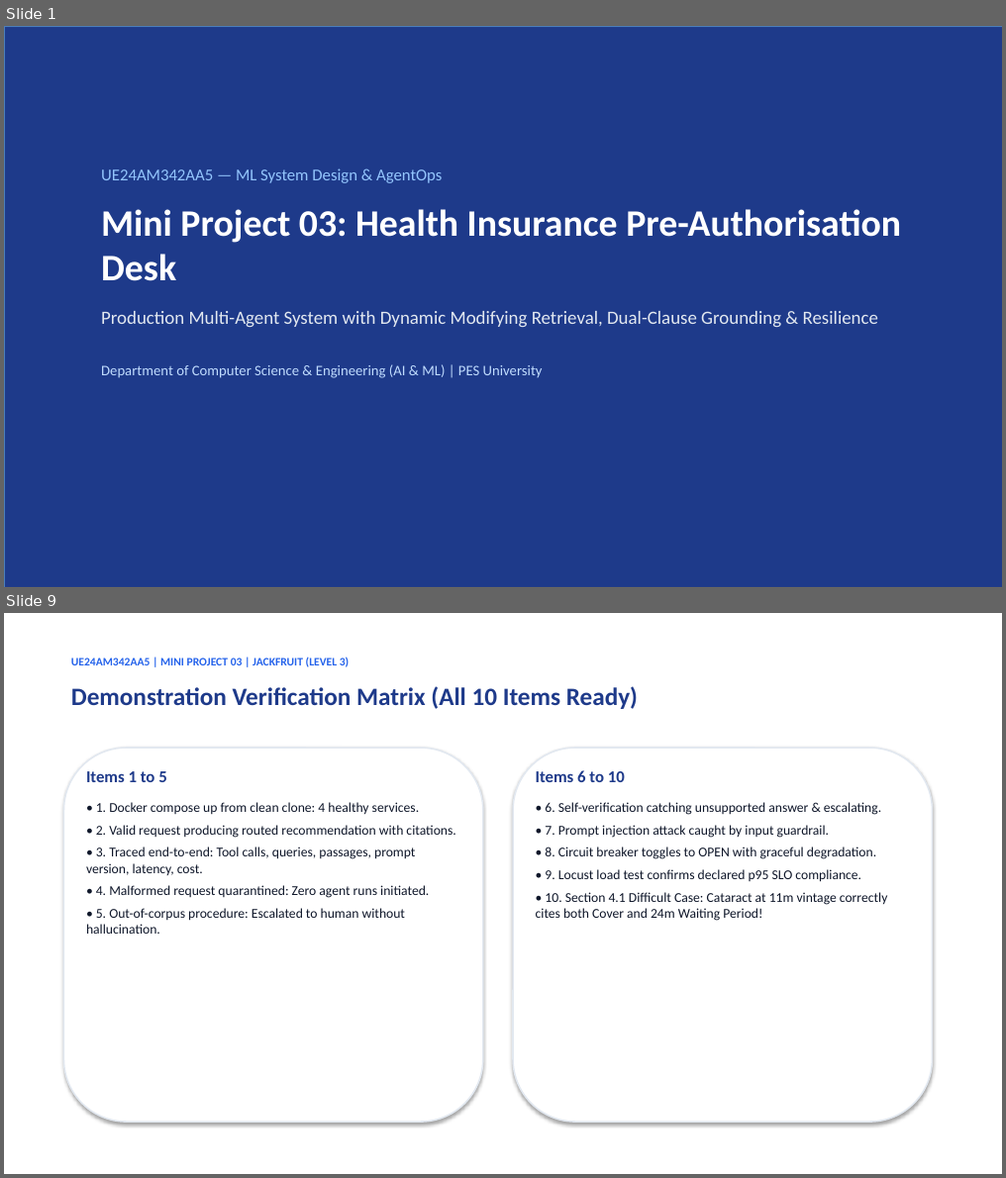
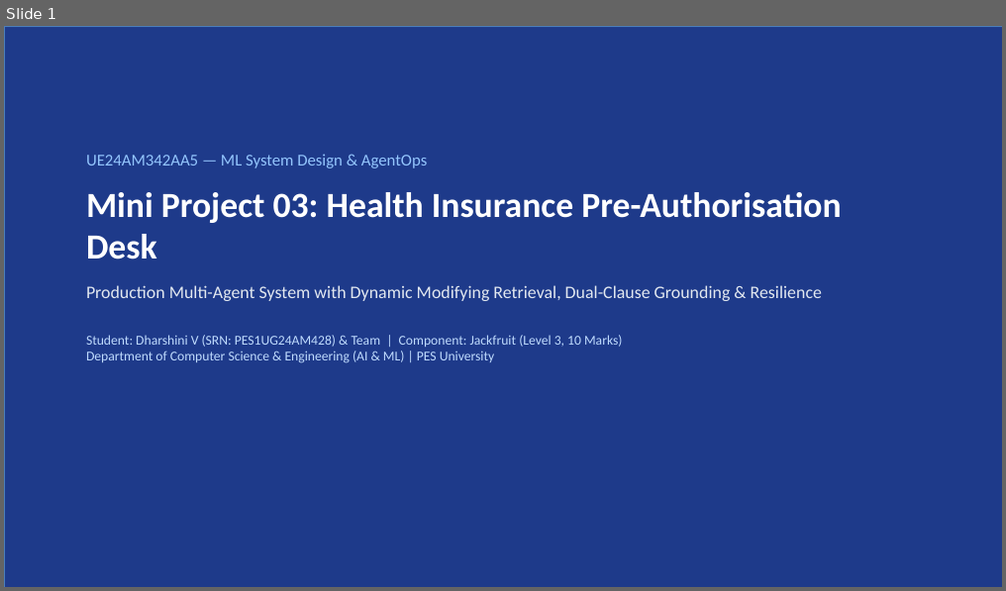
Before and after one commit to DharshiniPES/health-insurance-preauth-desk, a slide deck: PreAuthorisation_Desk_Presentation.pptx. Shown one above the other, each under a label of ours: slides 1 and 9 before the commit, slide 1 after it; the slides between them are not shown. The pictures are 1006x1178 and 1006x591 pixels, drawn with LibreOffice and Linux fonts; fonts in the diff are those of the drawing. Boxes give left, top, right and bottom in pixels: in the first picture for what was removed or moved away, otherwise in the second. Text is boxed around its words. In the diff, an @@ line names an element or a change of style, - is before the commit and + after.

```diff
--- a/PreAuthorisation_Desk_Presentation.pptx
+++ b/PreAuthorisation_Desk_Presentation.pptx
@@ slide 9 removed at box(4, 613, 1002, 1174), background #FFFFFF @@
@@ text removed at box(71, 657, 349, 667) @@
-UE24AM342AA5 | MINI PROJECT 03 | JACKFRUIT (LEVEL 3)
@@ text removed at box(71, 686, 638, 709) @@
-Demonstration Verification Matrix (All 10 Items Ready)
@@ rounded rectangle removed at box(63, 748, 483, 1122) @@
@@ rounded rectangle removed at box(513, 748, 933, 1122) @@
@@ text removed at box(86, 771, 455, 934) @@
-Items 1 to 5
-• 1. Docker compose up from clean clone: 4 healthy services.
-• 2. Valid request producing routed recommendation with citations.
-• 3. Traced end-to-end: Tool calls, queries, passages, prompt version, latency, cost.
-• 4. Malformed request quarantined: Zero agent runs initiated.
-• 5. Out-of-corpus procedure: Escalated to human without hallucination.
@@ text removed at box(536, 770, 888, 921) @@
-Items 6 to 10
-• 6. Self-verification catching unsupported answer & escalating.
-• 7. Prompt injection attack caught by input guardrail.
-• 8. Circuit breaker toggles to OPEN with graceful degradation.
-• 9. Locust load test confirms declared p95 SLO compliance.
-• 10. Section 4.1 Difficult Case: Cataract at 11m vintage correctly cites both Cover and 24m Waiting Period!
@@ slide 1 changed as well @@
@@ text "UE24AM342AA5 — ML System Design ...": place and size @@
-text "UE24AM342AA5 — ML System Design ..." at box(101, 169, 901, 378)
+text "UE24AM342AA5 — ML System Design ..." at box(86, 154, 841, 364)
@@ text at box(86, 154, 841, 301): size 36 to 34 pt in "Mini Project 03: Health Insurance Pre-Authorisation Desk"; size 18 to 17 pt in "Production Multi-Agent System with Dynamic Modifying Retriev ..."; less space between paragraphs @@
@@ text at box(86, 335, 622, 364): text changed; size 14 to 13 pt @@
-Department of Computer Science & Engineering (AI & ML) | PES University
+Student: Dharshini V (SRN: PES1UG24AM428) & Team | Component: Jackfruit (Level 3, 10 Marks)
+Department of Computer Science & Engineering (AI & ML) | PES University
```
Also in this commit, not shown: 4 other slides changed, 7 slides added, 4 other slides removed, 5 other files.
